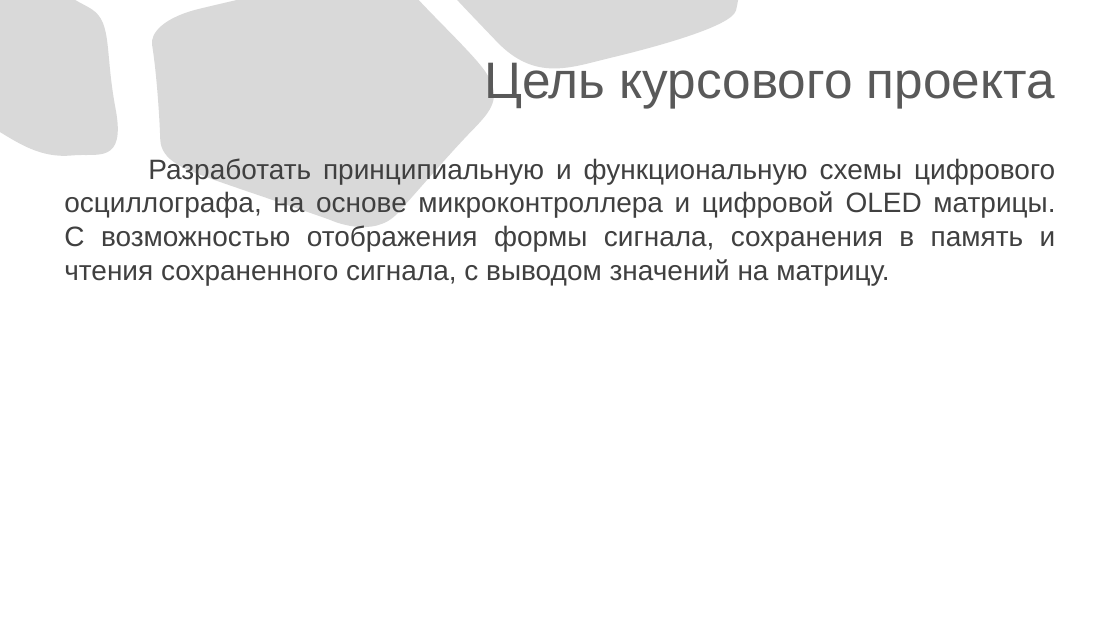
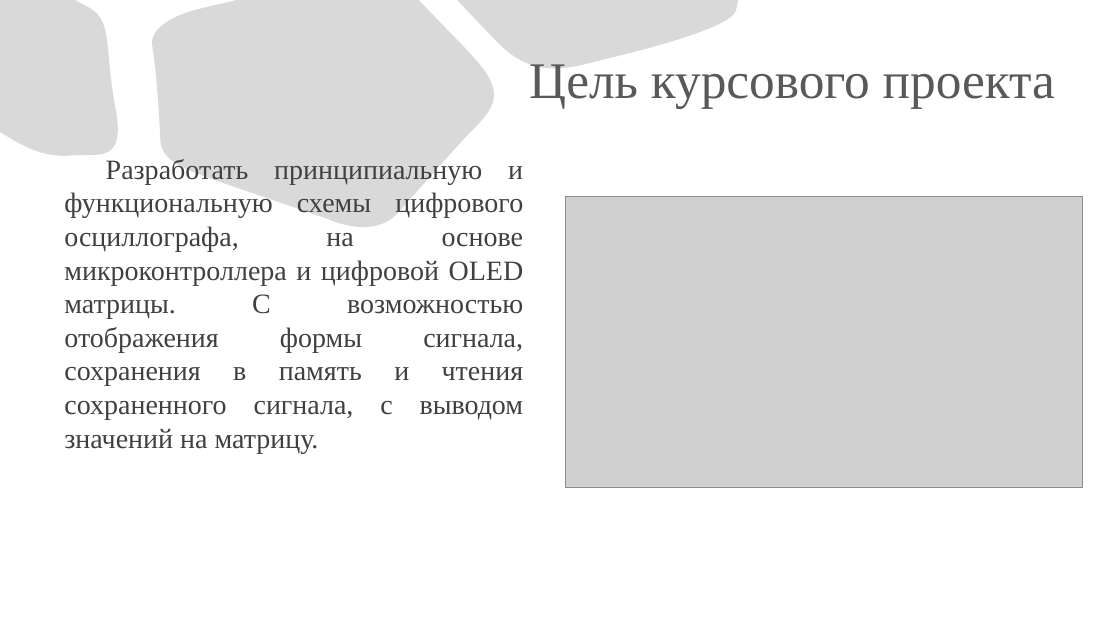
Before and after one commit to eterline/course-project-oscilloscope, a slide deck: slide 2 of save-to-usb/Презентация «Осциллограф».pptx. Drawn at 1120x630 pixels with LibreOffice and Linux fonts; fonts in the diff are those of the drawing; grey boxes stand for pictures. Boxes give left, top, right and bottom in pixels: in the first picture for what was removed or moved away, otherwise in the second. Text is boxed around its words. In the diff, an @@ line names an element or a change of style, - is before the commit and + after.

```diff
--- a/save-to-usb/Презентация «Осциллограф».pptx
+++ b/save-to-usb/Презентация «Осциллограф».pptx
@@ title "Цель курсового проекта" at (529, 64, 1055, 109): font Arial to Times New Roman @@
@@ text "Разработать принципиальную и функциональную схемы ..." at (64, 159, 524, 453): font Arial to Times New Roman; indent changed @@
@@ picture added at (566, 197, 1083, 487) @@
```
Also in this commit, not shown: 8 other slides changed, 9 slides added, 1 slide removed, 38 other files.
